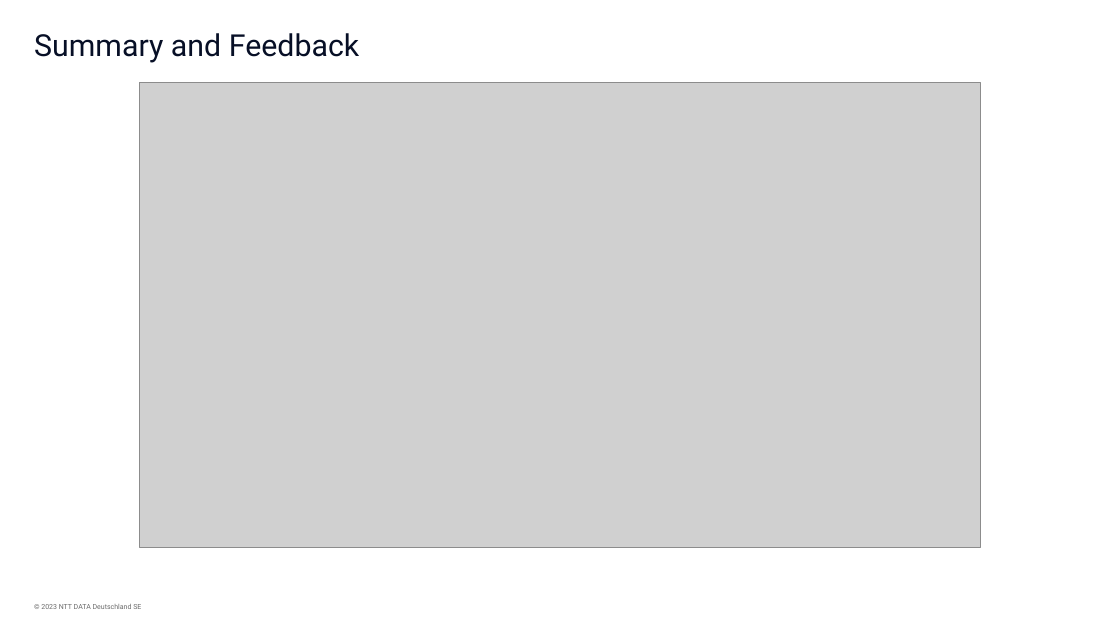
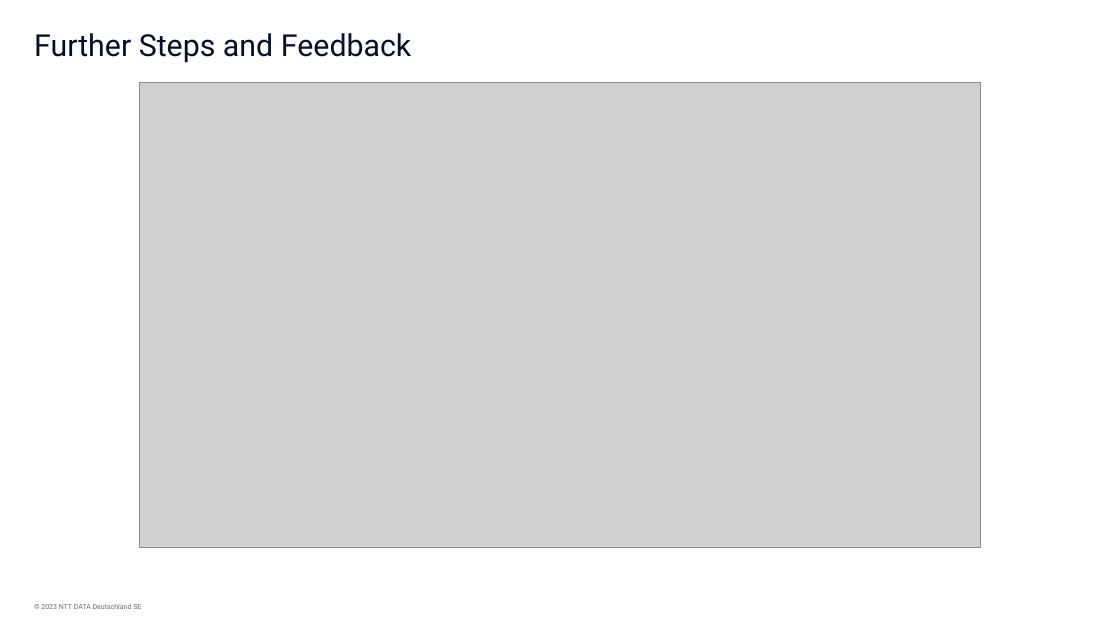
Before and after one commit to Nick36/aws-crash-course, a slide deck: slide 23 of AWS Crash Course.pptx. Drawn at 1120x630 pixels with LibreOffice and Linux fonts; fonts in the diff are those of the drawing; grey boxes stand for pictures; background and template pictures are left out. Boxes give left, top, right and bottom in pixels: in the first picture for what was removed or moved away, otherwise in the second. Text is boxed around its words. In the diff, an @@ line names an element or a change of style, - is before the commit and + after.

```diff
--- a/AWS Crash Course.pptx
+++ b/AWS Crash Course.pptx
@@ title at [34, 33, 411, 62]: text changed @@
-Summary and Feedback
+Further Steps and Feedback
```
Also in this commit, not shown: 1 other slide changed, 1 other file.
